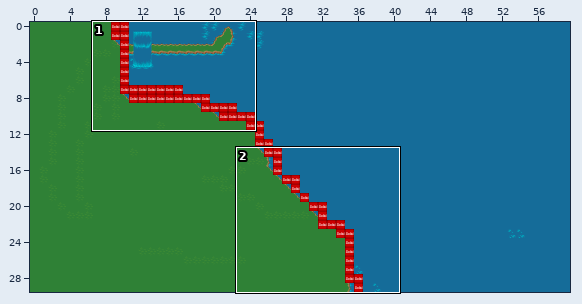
Tiled map: area_south.tmx. The picture above shows the old version from afar; the outline marks the close-up.
Close-up. Old version:
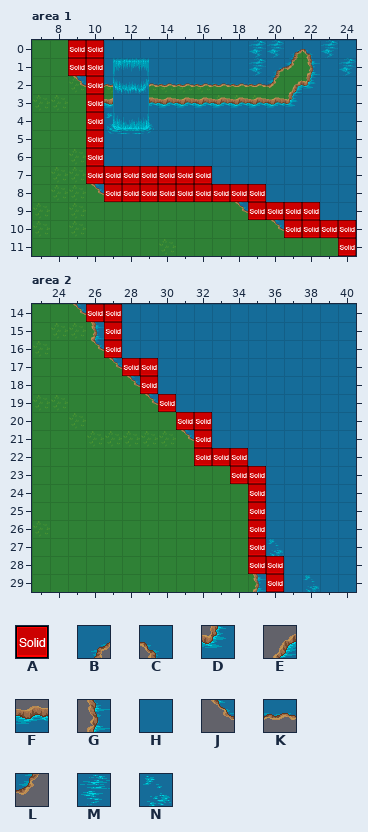
Cells are 32x32 px. Shown: area 1 x 7..24, y 0..11; area 2 x 23..40, y 14..29. The commit also changed other parts of the map, which this record leaves out.
Key: from "metatiles32x32": A 0 "solid"; from "water": B 1, C 2, D 5, E 6, F 7, G 9, H 10, J 12, K 13, L 14, M 15, N 16.
_ is an empty cell, # one hidden under a higher layer.
Layers that did not change in this view are not listed.
Layer "water" before, area 1, first column x 7:
 0 __##HHHHHHHHMMBCMH
 1 __##H#HHHHHHMBLGHM
 2 __J#K_KKKKKKKLEDHH
 3 ___#F#FFFFFFFFDHHH
 4 ___#N#HHHHHHHHHHHH
 5 ___#HHHHHHHHHHHHHH
 6 ___#HHHHHHHHHHHHHH
 7 ___#######HHHHHHHH
 8 ___J#########HHHHH
 9 ___________J####HH
10 _____________J####
11 _________________#
Layer "collision" before, area 1, first column x 7:
 0 __AA______________
 1 __AA______________
 2 ___A______________
 3 ___A______________
 4 ___A______________
 5 ___A______________
 6 ___A______________
 7 ___AAAAAAA________
 8 ____AAAAAAAAA_____
 9 ____________AAAA__
10 ______________AAAA
11 _________________A
Layer "water" before, area 2, first column x 23:
14 __J##HHHHHHHHHHHHH
15 ___G#HHHHHHHHHHHHH
16 ___J#HHHHHHHHHHHHH
17 ____J##HHHHHHHHHHH
18 _____J#HHHHHHHHHHH
19 ______J#HHHHHHHHHH
20 ________##HHHHHHHH
21 ________J#HHHHHHHH
22 _________###HHHHHH
23 ___________##HHHHH
24 ____________#HHHHH
25 ____________#HHHHH
26 ____________#HHHHH
27 ____________#NHHHH
28 ____________##HHHH
29 ____________G#HNHH
Layer "collision" before, area 2, first column x 23:
14 ___AA_____________
15 ____A_____________
16 ____A_____________
17 _____AA___________
18 ______A___________
19 _______A__________
20 ________AA________
21 _________A________
22 _________AAA______
23 ___________AA_____
24 ____________A_____
25 ____________A_____
26 ____________A_____
27 ____________A_____
28 ____________AA____
29 _____________A____
After the commit:
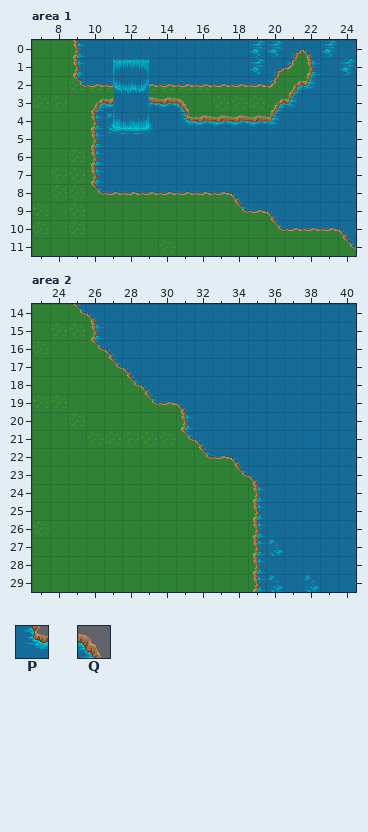
Further tiles: from "water": P 4, Q 8.
Difference:
Layer "water", area 1:
y 3: x 15..20 FFFFFF -> Q____E
y 4: x 15..20 HHHHHH -> PFFFFD
Layer "collision" (now hidden), area 1:
y 0..1: x 9..10 AA -> __
y 2..6: x 10 A -> _
y 7: x 10..16 AAAAAAA -> _______
y 8: x 11..19 AAAAAAAAA -> _________
y 9: x 19..22 AAAA -> ____
y 10: x 21..24 AAAA -> ____
y 11: x 24 A -> _
Layer "water", area 2:
y 19: x 31 H -> C
y 22: x 34 # -> C
Layer "collision" (now hidden), area 2:
y 14: x 26..27 AA -> __
y 15..16: x 27 A -> _
y 17: x 28..29 AA -> __
y 18: x 29 A -> _
y 19: x 30 A -> _
y 20: x 31..32 AA -> __
y 21: x 32 A -> _
y 22: x 32..34 AAA -> ___
y 23: x 34..35 AA -> __
y 24..27: x 35 A -> _
y 28: x 35..36 AA -> __
y 29: x 36 A -> _
Pixel boxes of the changes (left, top, right, bottom) in both close-ups:
changed: (68, 40, 356, 256)
changed: (86, 304, 284, 592)
